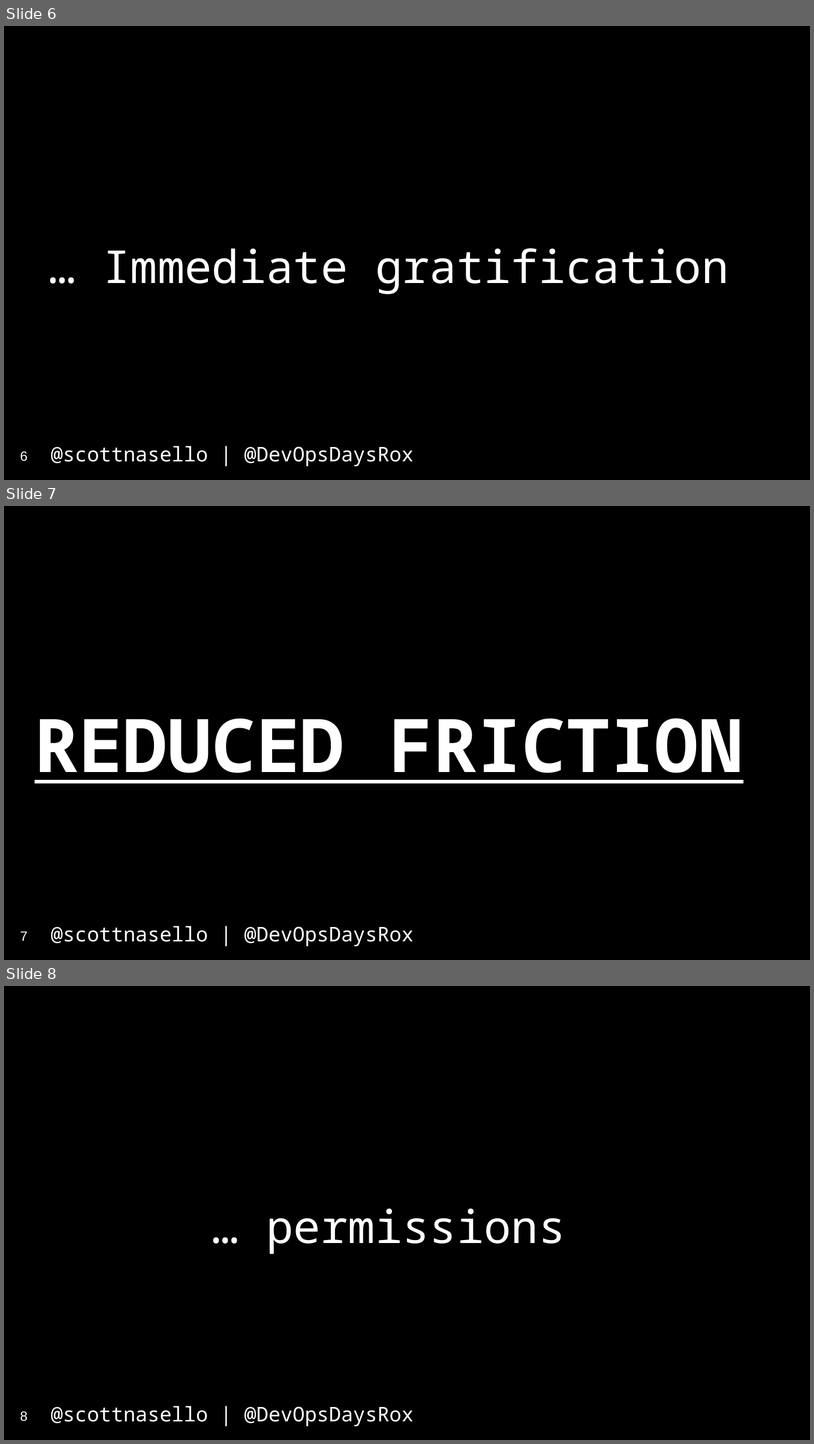
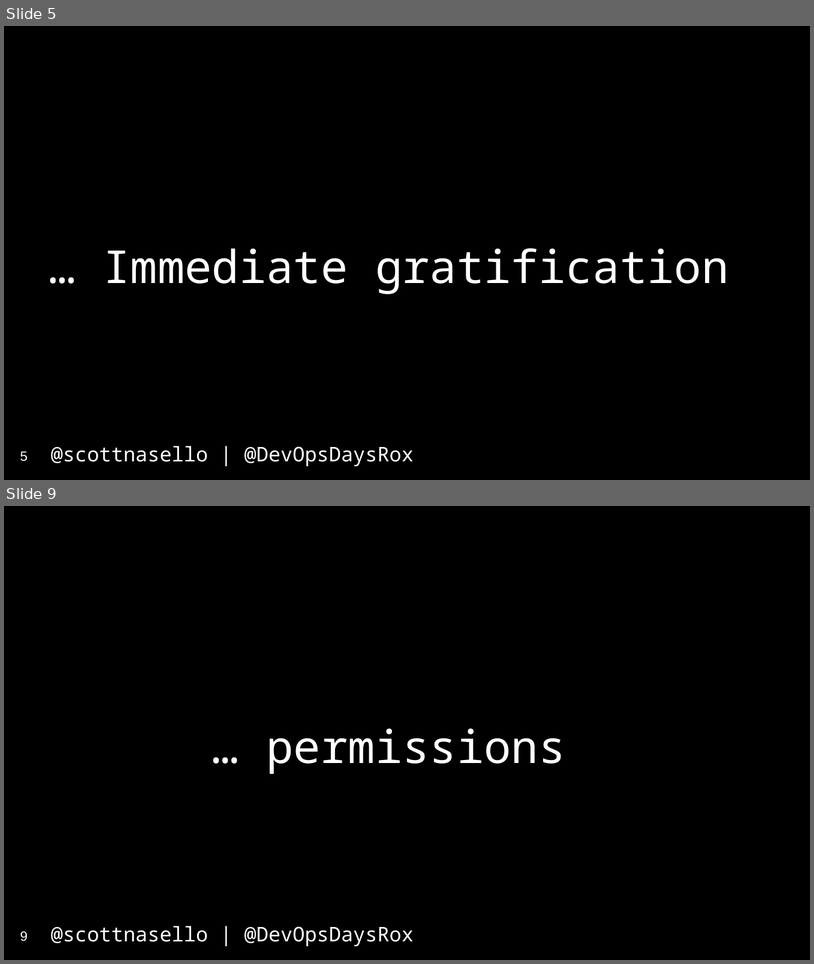
Before and after one commit to scottnasello/talks, a slide deck: 2017-04-10 Denver DevOpsDays/DevOpsDays Denver.pptx. Shown one above the other, each under a label of ours: slides 6, 7 and 8 before the commit, slides 5 and 9 after it; the slides between them are not shown. The pictures are 814x1444 and 814x964 pixels, drawn with LibreOffice and Linux fonts; fonts in the diff are those of the drawing. Boxes give left, top, right and bottom in pixels: in the first picture for what was removed or moved away, otherwise in the second. Text is boxed around its words. In the diff, an @@ line names an element or a change of style, - is before the commit and + after.

```diff
--- a/2017-04-10 Denver DevOpsDays/DevOpsDays Denver.pptx
+++ b/2017-04-10 Denver DevOpsDays/DevOpsDays Denver.pptx
@@ slide 7 removed at <box>4,506,810,960</box>, background #000000; not listed: 1 template element that a slide beside it also shows @@
@@ title removed at <box>35,718,744,783</box> @@
-REDUCED FRICTION
@@ page number removed at <box>20,931,27,940</box> @@
-7
@@ what was slide 6 is now slide 5 @@
@@ page number at <box>20,451,27,461</box>: text changed @@
-6
+5
@@ what was slide 8 is now slide 9 @@
@@ page number at <box>20,931,27,941</box>: text changed @@
-8
+9
```
Also in this commit, not shown: 1 slide changed, 5 slides added, 4 other slides removed.
